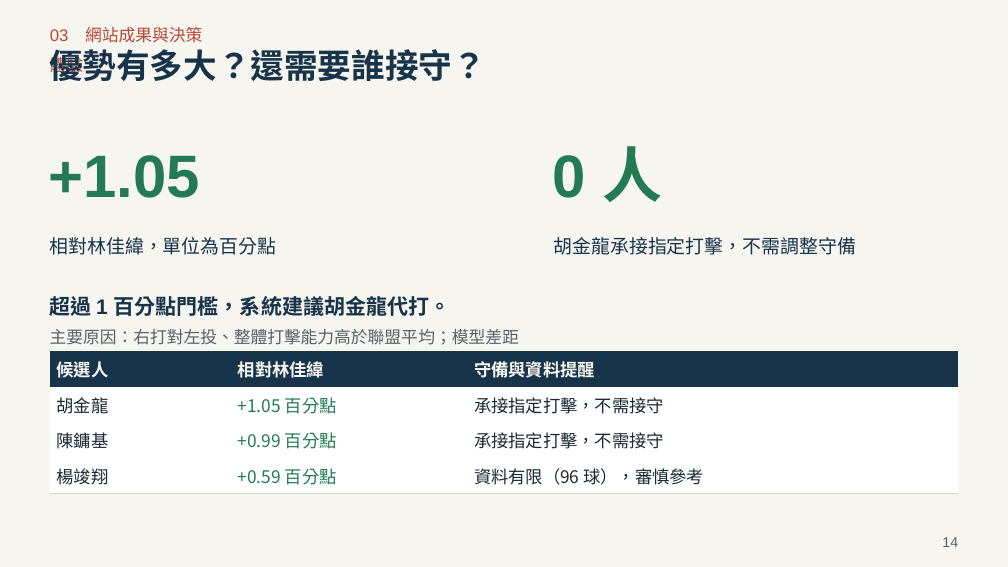
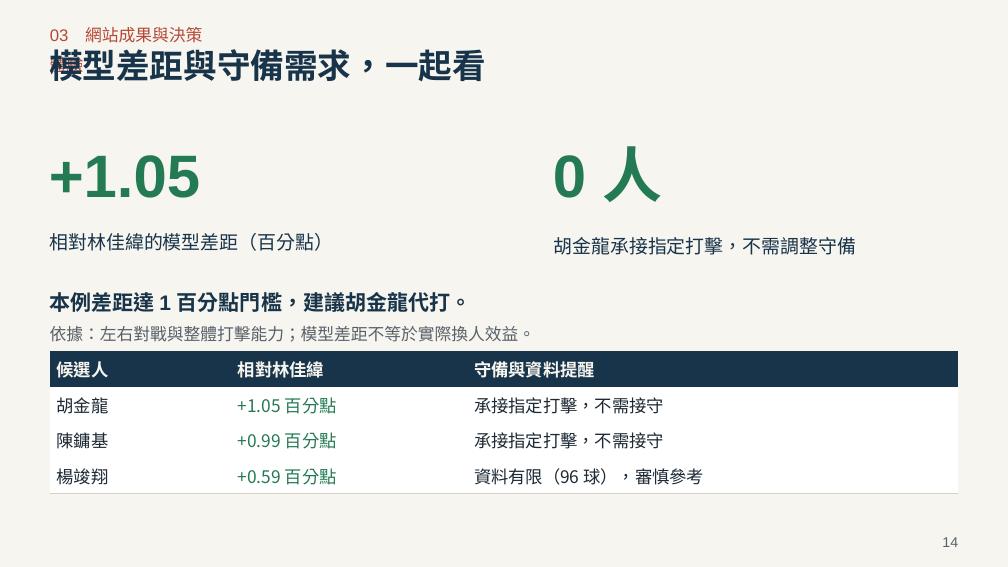
Before and after one commit to Da-Xiong-Chen/baseball_project, a slide deck: slide 14 of presentations/competition-2026/baseball-decision-22-slides.pptx. Drawn at 1008x567 pixels with LibreOffice and Linux fonts; fonts in the diff are those of the drawing. Boxes give left, top, right and bottom in pixels: in the first picture for what was removed or moved away, otherwise in the second. Text is boxed around its words. In the diff, an @@ line names an element or a change of style, - is before the commit and + after.

```diff
--- a/presentations/competition-2026/baseball-decision-22-slides.pptx
+++ b/presentations/competition-2026/baseball-decision-22-slides.pptx
@@ text at (49, 49, 486, 82): text changed @@
-優勢有多大？還需要誰接守？
+模型差距與守備需求，一起看
@@ text at (50, 233, 333, 251): text changed @@
-相對林佳緯，單位為百分點
+相對林佳緯的模型差距（百分點）
@@ text at (49, 292, 471, 312): text changed @@
-超過 1 百分點門檻，系統建議胡金龍代打。
+本例差距達 1 百分點門檻，建議胡金龍代打。
@@ text at (50, 326, 535, 342): text changed @@
-主要原因：右打對左投、整體打擊能力高於聯盟平均；模型差距不等於實際換人效益。
+依據：左右對戰與整體打擊能力；模型差距不等於實際換人效益。
```
Also in this commit, not shown: 11 other slides changed, 2 other files.
